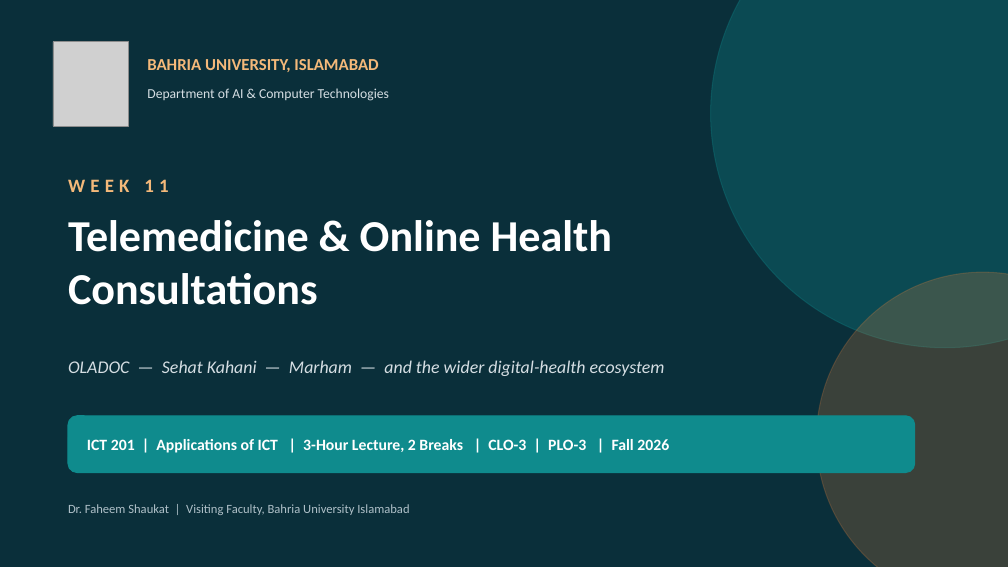
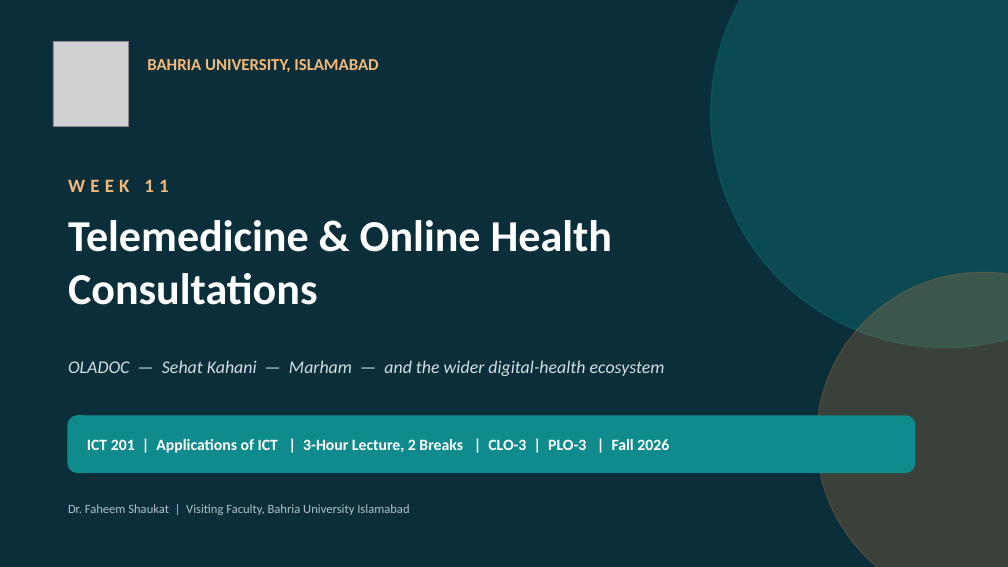
Before and after one commit to faheemshaukat/BU-AICT, a slide deck: slide 1 of Week_11_ICT.pptx. Drawn at 1008x567 pixels with LibreOffice and Linux fonts; fonts in the diff are those of the drawing; grey boxes stand for pictures. Boxes give left, top, right and bottom in pixels: in the first picture for what was removed or moved away, otherwise in the second. Text is boxed around its words. In the diff, an @@ line names an element or a change of style, - is before the commit and + after.

```diff
--- a/Week_11_ICT.pptx
+++ b/Week_11_ICT.pptx
@@ text removed at bbox=[147, 88, 389, 101] @@
-Department of AI & Computer Technologies
```
Also in this commit, not shown: 9 other slides changed.
